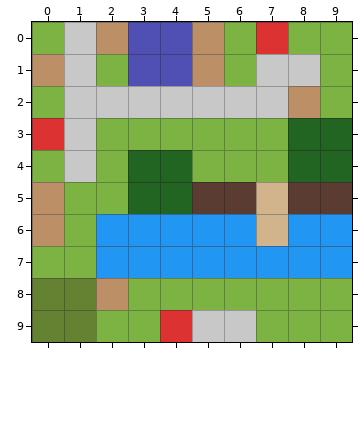
An edit to a level. Tiled map (JSON), public/assets/maps/mission_01.tmj. Above is the file before it was changed.
Cells are 16x16 px. Shown: x 0..9, y 0..9.
After the commit:
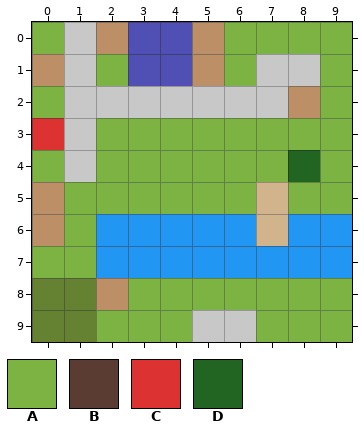
Key: from "terrain": A 0 "plains", B 5 "mountain", C 6 "city", D 8 "forest".
_ is an empty cell.
From old to new:
Layer "terrain":
y 0: x 7 C -> A
y 3: x 8..9 DD -> AA
y 4: x 3..4 DD -> AA; x 9 D -> A
y 5: x 3..6 DDBB -> AAAA; x 8..9 BB -> AA
y 9: x 4 C -> A
Changed places in both pictures, as pixel boxes (x1, y1, x2, y2):
changed: (256, 22, 288, 54)
changed: (288, 118, 352, 214)
changed: (128, 150, 256, 214)
changed: (160, 310, 192, 342)
